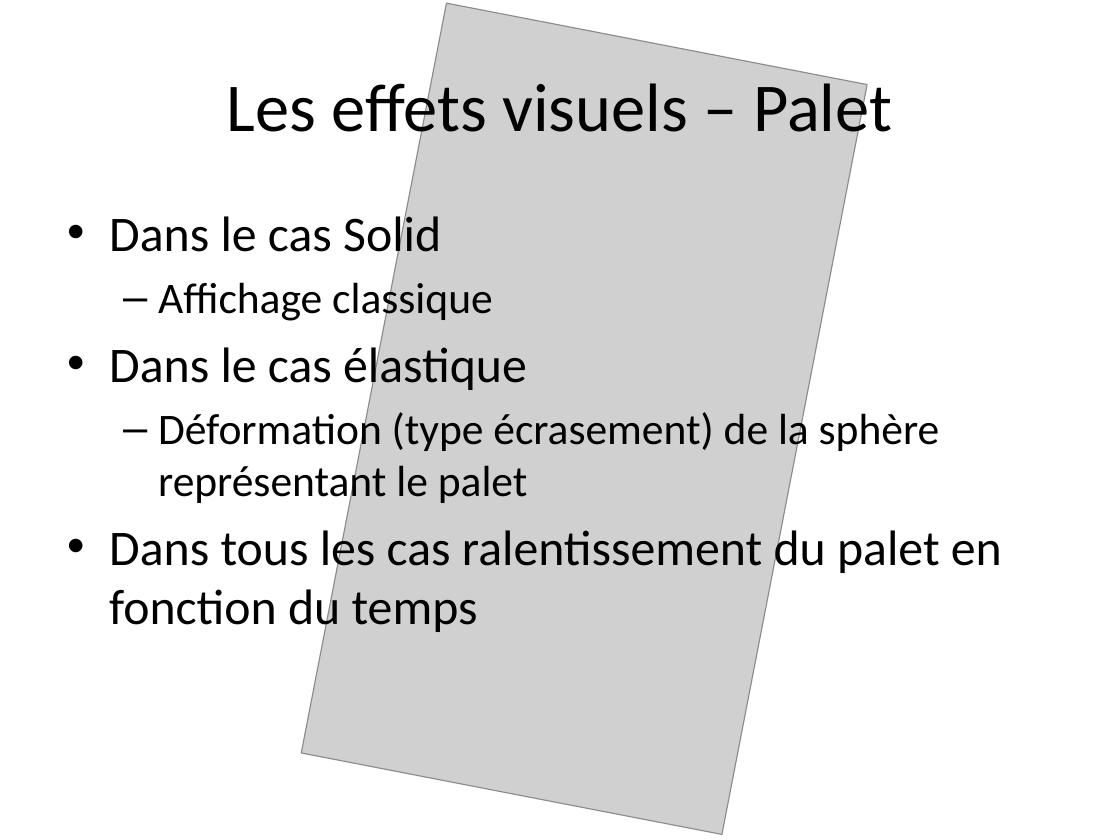
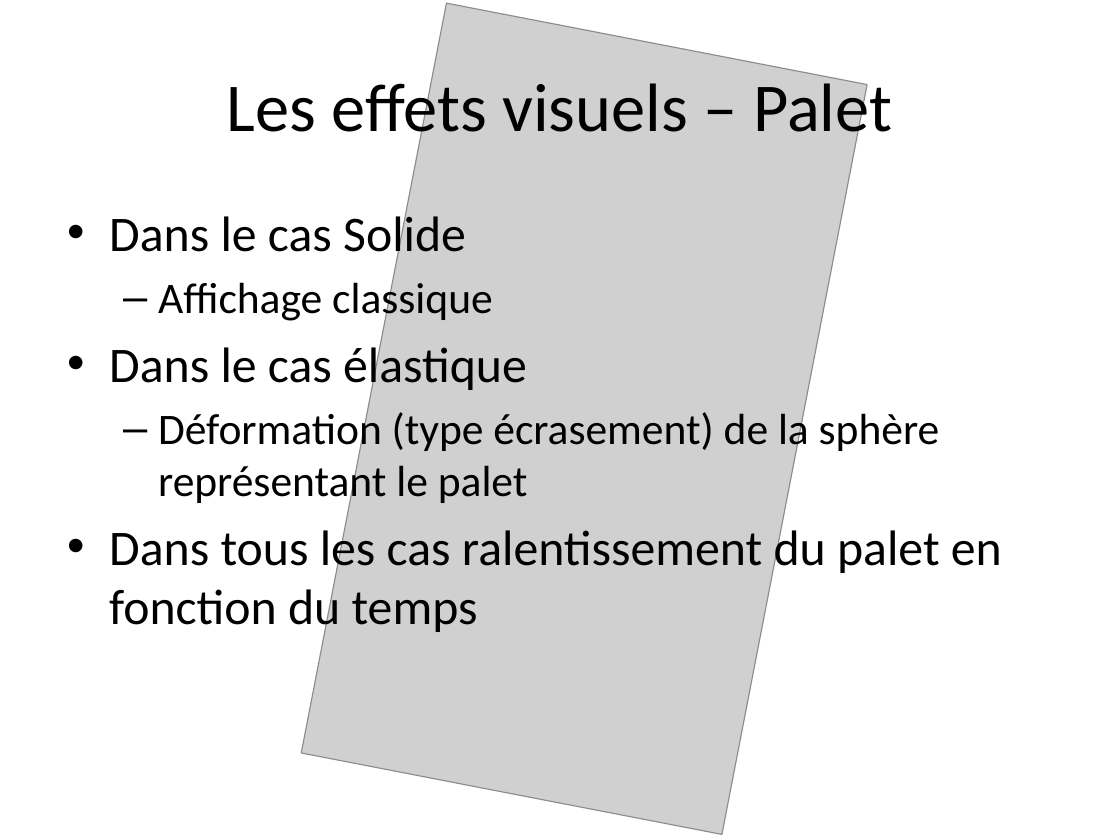
Before and after one commit to nicolasrn/haptiqueprojectnrmg, a slide deck: slide 9 of Air Hockey Haptique.pptx. Drawn at 1120x840 pixels with LibreOffice and Linux fonts; fonts in the diff are those of the drawing; grey boxes stand for pictures. Boxes give left, top, right and bottom in pixels: in the first picture for what was removed or moved away, otherwise in the second. Text is boxed around its words. In the diff, an @@ line names an element or a change of style, - is before the commit and + after.

```diff
--- a/Air Hockey Haptique.pptx
+++ b/Air Hockey Haptique.pptx
@@ text at (109, 210, 466, 263): text changed @@
-• Dans le cas Solid
+• Dans le cas Solide
```
Also in this commit, not shown: 2 other slides changed, 4 other files.
